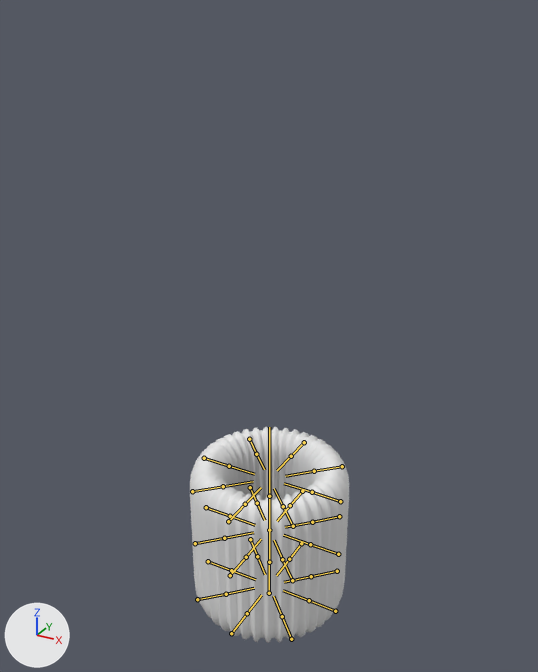
The FBX model care-up/Assets/Resources_moved/Models/DoffNDonneCuff_GameReady.fbx as it was, and as the next commit left it.
Before and after are seen from a camera (50 mm lens) standing at (0.233, -0.425, 0.382) and looking at (-0.004, 0.006, 0.167). Lighting does not change. The marker at lower left points along +X, +Y and +Z. The bones that bend it are drawn over the model as lines.

The first picture shows 'DoffNDonneCuff_low'.
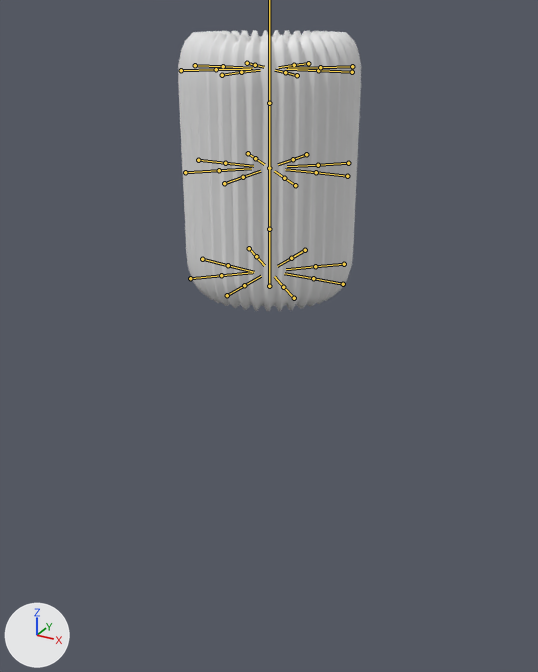
The newer file adds an action. The first version stands in its rest pose; the second is drawn at frame 2132 of the action 'DoffNDonneCuff_Armature|_Cuff_SQ_8_21_L_armsRawAnimation4_PuttingCompressionStocking_SQ1_step_8-21_SP_I'.

What differs and where, as boxes (x1, y1, x2, y2) in the pictures (538 x 672 px):
```json
{"object": "DoffNDonneCuff_low", "change": "posed", "before": [190, 427, 349, 643], "after": [178, 30, 361, 311], "on screen": "15% wider, 30% taller"}
{"bone": "Bone", "before": "(269, 530) to (269, 484)", "after": "(269, 168) to (269, 80)"}
{"bone": "Bone.015", "before": "(208, 561) to (231, 570)", "after": "(202, 259) to (228, 265)"}
```

Edits to the scene script, one JSON object a line:
```json
{"block": "bone_bone", "where": "bone_bone = bpy.data.objects['DoffNDonneCuff_Armature'].pose.bones['Bone']"}
{"op": "set", "path": "bone_bone.location", "old": "(0.0, 0.0, 0.0)", "new": "(0.0, 0.288, 0.0)"}
{"op": "set", "path": "bone_bone.scale", "old": "(1.0, 1.0, 1.0)", "new": "(0.91, 1.24, 0.91)"}
{"block": "bone_bone_015", "where": "bone_bone_015 = bpy.data.objects['DoffNDonneCuff_Armature'].pose.bones['Bone.015']  # child of 'Bone.001'"}
{"op": "set", "path": "bone_bone_015.rotation_quaternion", "old": "(1.0, 0.0, 0.0, 0.0)", "new": "(1.0, 0.025, 0.0, 0.0)", "note": "degrees (0, 0, 0) -> degrees (3, 0, 0)"}
```
